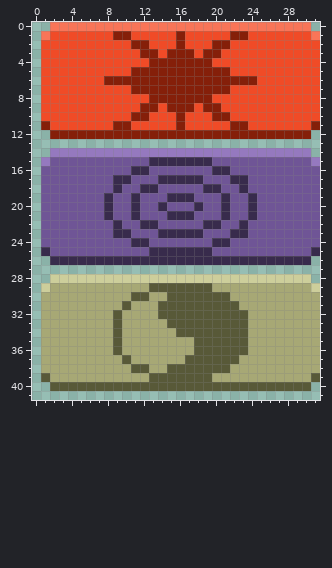
File history of a pixel-art sprite, Graphics/Pictures/category.png. Above, as it was before the edit.
The file is 64x84 pixels, drawn in blocks of 2x2; one block is one cell here.
And afterwards:
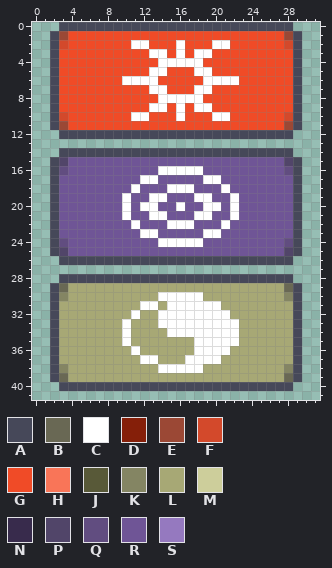
Palette (. is transparent): A #464859  B #696854  C #ffffff  D #851f09  E #9b4835  F #d3492b  G #f04b27  H #f97558  J #585938  K #848563  L #a7a875  M #cdce9b  N #382b4c  P #514569  Q #614d80  R #6f5596  S #9579bf
Changes in this commit:
y 0: x 2..30 HHHHHHHHHHHHHHHHHHHHHHHHHHHHH -> .AAAAAAAAAAAAAAAAAAAAAAAAAA..
y 1: x 1..3 HGG -> .AE; x 9..10 DD -> GG; x 16 D -> G; x 22..23 DD -> GG; x 28..31 GGGH -> EA..
y 2: x 1..3 GGG -> .AF; x 11..12 DD -> CC; x 16 D -> C; x 20..21 DD -> CC; x 28..31 GGGG -> FA..
y 3: x 1..2 GG -> .A; x 12..20 DDGDDDGDD -> GCCGCGCCG; x 29..31 GGG -> A..
y 4: x 1..2 GG -> .A; x 13..19 DDDDDDD -> GCCCCCG; x 29..31 GGG -> A..
y 5: x 1..2 GG -> .A; x 11..21 DDDDDDDDDDD -> GGCCGGGCCGG; x 29..31 GGG -> A..
y 6: x 1..2 GG -> .A; x 8..24 DDDDDDDDDDDDDDDDD -> GGCCCCGGGGGCCCCGG; x 29..31 GGG -> A..
y 7: x 1..2 GG -> .A; x 11..21 DDDDDDDDDDD -> GGCCGGGCCGG; x 29..31 GGG -> A..
y 8: x 1..2 GG -> .A; x 13..19 DDDDDDD -> GCCCCCG; x 29..31 GGG -> A..
y 9: x 1..2 GG -> .A; x 12..20 DDGDDDGDD -> GCCGCGCCG; x 29..31 GGG -> A..
y 10: x 1..3 GGG -> .AF; x 11..12 DD -> CC; x 16 D -> C; x 20..21 DD -> CC; x 28..31 GGGG -> FA..
y 11: x 1..3 DGG -> .AE; x 9..10 DD -> GG; x 16 D -> G; x 22..23 DD -> GG; x 28..31 GGGD -> EA..
y 12: x 2..30 DDDDDDDDDDDDDDDDDDDDDDDDDDDDD -> .AAAAAAAAAAAAAAAAAAAAAAAAAA..
y 14: x 2..30 SSSSSSSSSSSSSSSSSSSSSSSSSSSSS -> .AAAAAAAAAAAAAAAAAAAAAAAAAA..
y 15: x 1..3 SRR -> .AP; x 13..19 NNNNNNN -> RRRRRRR; x 28..31 RRRS -> PA..
y 16: x 1..3 RRR -> .AQ; x 11..12 NN -> RR; x 14..18 RRRRR -> CCCCC; x 20..21 NN -> RR; x 28..31 RRRR -> QA..
y 17: x 1..2 RR -> .A; x 9..10 NN -> RR; x 12..20 RRNNNNNRR -> CCRRRRRCC; x 22..23 NN -> RR; x 29..31 RRR -> A..
y 18: x 1..2 RR -> .A; x 9 N -> R; x 11..13 RNN -> CRR; x 15..17 RRR -> CCC; x 19..21 NNR -> RRC; x 23 N -> R; x 29..31 RRR -> A..
y 19: x 1..2 RR -> .A; x 8 N -> R; x 10..11 RN -> CR; x 13..19 RRNNNRR -> CCRRRCC; x 21..22 NR -> RC; x 24 N -> R; x 29..31 RRR -> A..
y 20: x 1..2 RR -> .A; x 8 N -> R; x 10..14 RNRRN -> CRCCR; x 16 R -> C; x 18..22 NRRNR -> RCCRC; x 24 N -> R; x 29..31 RRR -> A..
y 21: x 1..2 RR -> .A; x 8 N -> R; x 10..11 RN -> CR; x 13..19 RRNNNRR -> CCRRRCC; x 21..22 NR -> RC; x 24 N -> R; x 29..31 RRR -> A..
y 22: x 1..2 RR -> .A; x 9 N -> R; x 11..13 RNN -> CRR; x 15..17 RRR -> CCC; x 19..21 NNR -> RRC; x 23 N -> R; x 29..31 RRR -> A..
y 23: x 1..2 RR -> .A; x 9..10 NN -> RR; x 12..20 RRNNNNNRR -> CCRRRRRCC; x 22..23 NN -> RR; x 29..31 RRR -> A..
y 24: x 1..3 RRR -> .AQ; x 11..12 NN -> RR; x 14..18 RRRRR -> CCCCC; x 20..21 NN -> RR; x 28..31 RRRR -> QA..
y 25: x 1..3 NRR -> .AP; x 13..19 NNNNNNN -> RRRRRRR; x 28..31 RRRN -> PA..
y 26: x 2..30 NNNNNNNNNNNNNNNNNNNNNNNNNNNNN -> .AAAAAAAAAAAAAAAAAAAAAAAAAA..
y 28: x 2..30 MMMMMMMMMMMMMMMMMMMMMMMMMMMMM -> .AAAAAAAAAAAAAAAAAAAAAAAAAA..
y 29: x 1..3 MLL -> .AB; x 13..19 JJJJJJJ -> LLLLLLL; x 28..31 LLLM -> BA..
y 30: x 1..3 LLL -> .AK; x 11..12 JJ -> LL; x 14..21 LJJJJJJJ -> CCCCCLLL; x 28..31 LLLL -> KA..
y 31: x 1..2 LL -> .A; x 10 J -> L; x 12..22 LLJJJJJJJJJ -> CCLCCCCCCLL; x 29..31 LLL -> A..
y 32: x 1..2 LL -> .A; x 9 J -> L; x 11 L -> C; x 14..23 JJJJJJJJJJ -> CCCCCCCCLL; x 29..31 LLL -> A..
y 33: x 1..2 LL -> .A; x 9..10 JL -> LC; x 14..23 LJJJJJJJJJ -> CCCCCCCCCL; x 29..31 LLL -> A..
y 34: x 1..2 LL -> .A; x 9..10 JL -> LC; x 15..23 LJJJJJJJJ -> CCCCCCCCL; x 29..31 LLL -> A..
y 35: x 1..2 LL -> .A; x 9..10 JL -> LC; x 18..23 JJJJJJ -> CCCCCL; x 29..31 LLL -> A..
y 36: x 1..2 LL -> .A; x 9 J -> L; x 11 L -> C; x 18..23 JJJJJJ -> CCCCLL; x 29..31 LLL -> A..
y 37: x 1..2 LL -> .A; x 10 J -> L; x 12..13 LL -> CC; x 17..22 JJJJJJ -> CCCCLL; x 29..31 LLL -> A..
y 38: x 1..3 LLL -> .AK; x 11..12 JJ -> LL; x 14..21 LJJJJJJJ -> CCCCCLLL; x 28..31 LLLL -> KA..
y 39: x 1..3 JLL -> .AB; x 13..19 JJJJJJJ -> LLLLLLL; x 28..31 LLLJ -> BA..
y 40: x 2..30 JJJJJJJJJJJJJJJJJJJJJJJJJJJJJ -> .AAAAAAAAAAAAAAAAAAAAAAAAAA..
Boxes around the changes in both pictures, in picture pixels (x1, y1, x2, y2):
changed: (41, 22, 320, 391)
